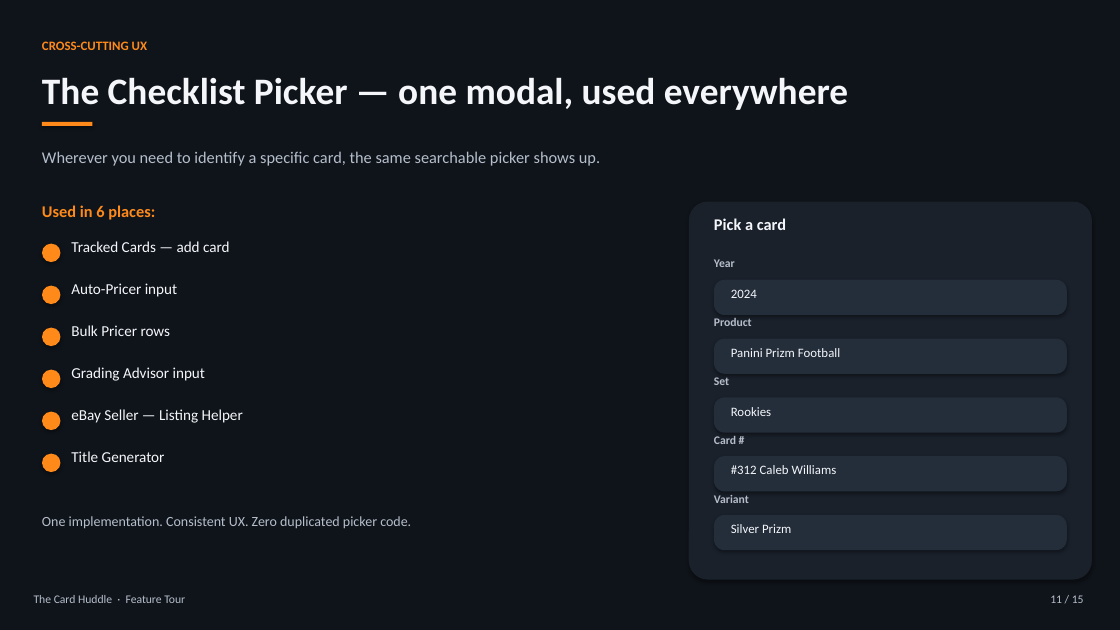
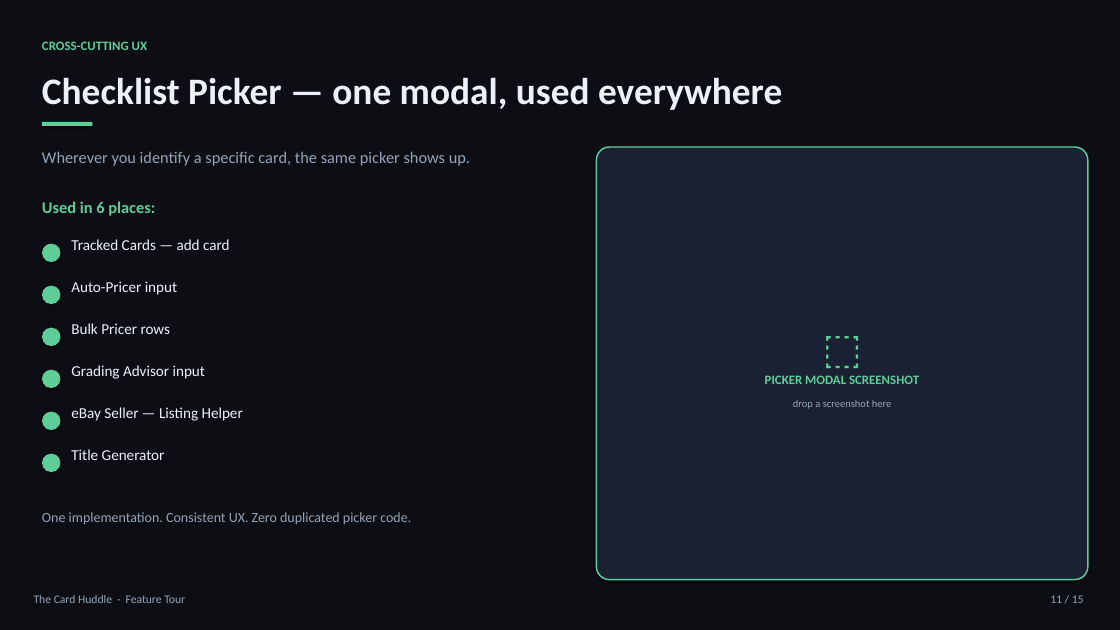
Before and after one commit to PeytonFrankeCode/FbAi, a slide deck: slide 11 of the-card-huddle-feature-tour.pptx. Drawn at 1120x630 pixels with LibreOffice and Linux fonts; fonts in the diff are those of the drawing. Boxes give left, top, right and bottom in pixels: in the first picture for what was removed or moved away, otherwise in the second. Text is boxed around its words. In the diff, an @@ line names an element or a change of style, - is before the commit and + after.

```diff
--- a/the-card-huddle-feature-tour.pptx
+++ b/the-card-huddle-feature-tour.pptx
@@ rectangle at (0, 0, 1120, 630): fill #0F141A to #0C0E14 @@
@@ text "CROSS-CUTTING UX" at (42, 41, 147, 50): text colour #FF8A1A to #5ECE99 @@
@@ text at (42, 77, 782, 110): text changed; text colour #F4F6FA to #EDF0F7 @@
-The Checklist Picker — one modal, used everywhere
+Checklist Picker — one modal, used everywhere
@@ rounded rectangle: place and size @@
-rounded rectangle at (689, 202, 1092, 580)
+rounded rectangle at (597, 147, 1088, 580)
@@ rounded rectangle at (597, 147, 1088, 580): fill #1A212B to #1A2133; outline none to #5ECE99 1.25 pt; proportions changed @@
@@ text at (42, 151, 470, 166): text changed; text colour #B6BECB to #94A3B8 @@
-Wherever you need to identify a specific card, the same searchable picker shows up.
+Wherever you identify a specific card, the same picker shows up.
@@ text "Used in 6 places:" at (42, 201, 155, 216): text colour #FF8A1A to #5ECE99 @@
@@ text removed at (714, 218, 786, 230) @@
-Pick a card
@@ text removed at (714, 259, 735, 267) @@
-Year
@@ rounded rectangle removed at (714, 280, 1067, 315) @@
@@ text removed at (731, 289, 757, 298) @@
-2024
@@ text added at (597, 326, 1088, 368), 36 pt, text #5ECE99 @@
+⬚
@@ text removed at (714, 318, 752, 326) @@
-Product
@@ rounded rectangle removed at (714, 339, 1067, 374) @@
@@ text removed at (731, 348, 840, 357) @@
-Panini Prizm Football
@@ text removed at (714, 377, 729, 385) @@
-Set
@@ text added at (765, 375, 919, 384), 11 pt, text #5ECE99, bold @@
+PICKER MODAL SCREENSHOT
@@ rounded rectangle removed at (714, 397, 1067, 433) @@
@@ text removed at (731, 407, 771, 416) @@
-Rookies
@@ text added at (793, 400, 891, 409), 9 pt, text #94A3B8 @@
+drop a screenshot here
@@ text colour #F4F6FA to #EDF0F7 in 6 elements at (71, 239, 230, 250), (71, 281, 177, 295), (71, 323, 171, 334), (71, 365, 205, 379), (71, 407, 243, 421), (71, 449, 165, 460) @@
@@ text removed at (714, 436, 736, 444) @@
-Card #
@@ fill #FF8A1A to #5ECE99 in 7 elements at (42, 122, 92, 126), (42, 244, 60, 262), (42, 286, 60, 304), (42, 328, 60, 346), (42, 370, 60, 388), (42, 412, 60, 430), (42, 454, 60, 472) @@
@@ rounded rectangle removed at (714, 456, 1067, 492) @@
@@ text removed at (731, 465, 837, 474) @@
-#312 Caleb Williams
@@ text removed at (714, 495, 749, 503) @@
-Variant
@@ rounded rectangle removed at (714, 515, 1067, 550) @@
@@ text removed at (731, 524, 791, 533) @@
-Silver Prizm
@@ text colour #B6BECB to #94A3B8 in 3 elements at (42, 512, 411, 525), (34, 595, 185, 603), (1050, 595, 1084, 603) @@
```
Also in this commit, not shown: 14 other slides changed.
